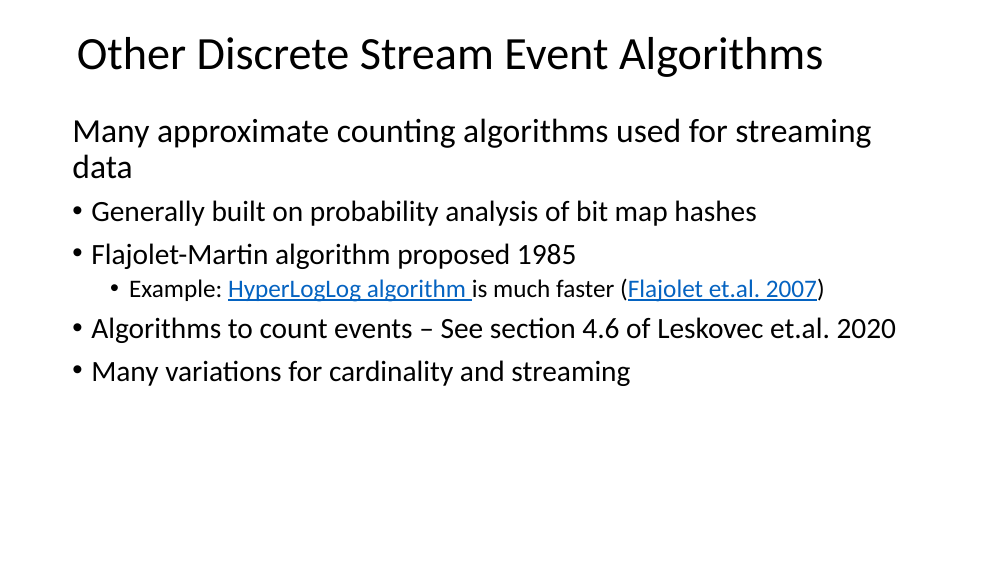
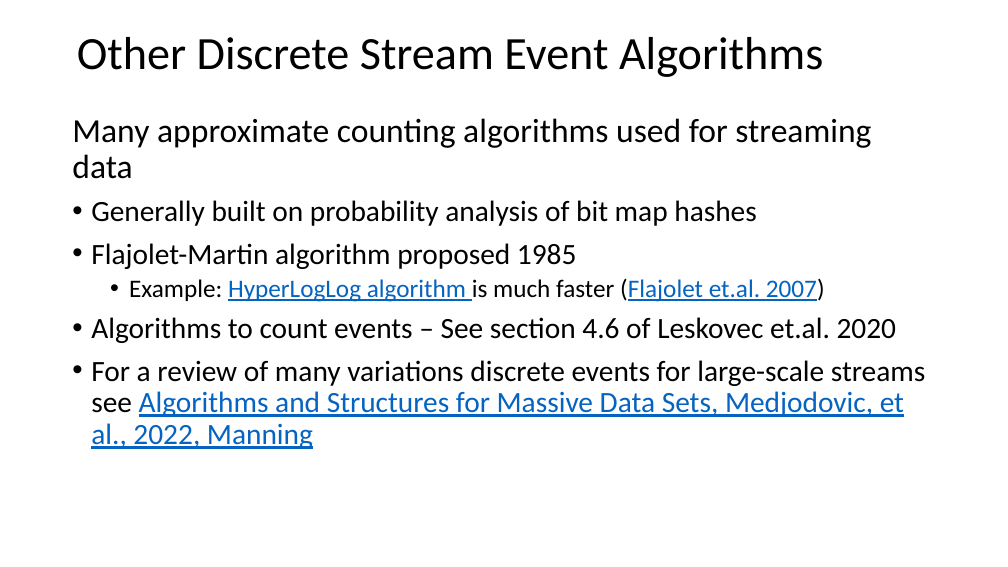
Before and after one commit to StephenElston/CSCI-E-108, a slide deck: slide 43 of slides/3_StreamingAnalytics.pptx (slide 38 before the commit). Drawn at 1008x567 pixels with LibreOffice and Linux fonts; fonts in the diff are those of the drawing. Boxes give left, top, right and bottom in pixels: in the first picture for what was removed or moved away, otherwise in the second. Text is boxed around its words. In the diff, an @@ line names an element or a change of style, - is before the commit and + after.

```diff
--- a/slides/3_StreamingAnalytics.pptx
+++ b/slides/3_StreamingAnalytics.pptx
@@ text at <box>91,360,925,449</box>: text changed; text colour #000000 to #0563C1 @@
-• Many variations for cardinality and streaming
+• For a review of many variations discrete events for large-scale streams see Algorithms and Structures for Massive Data Sets, Medjodovic, et al., 2022, Manning
```
Also in this commit, not shown: 1 other slide changed, 5 slides added.
